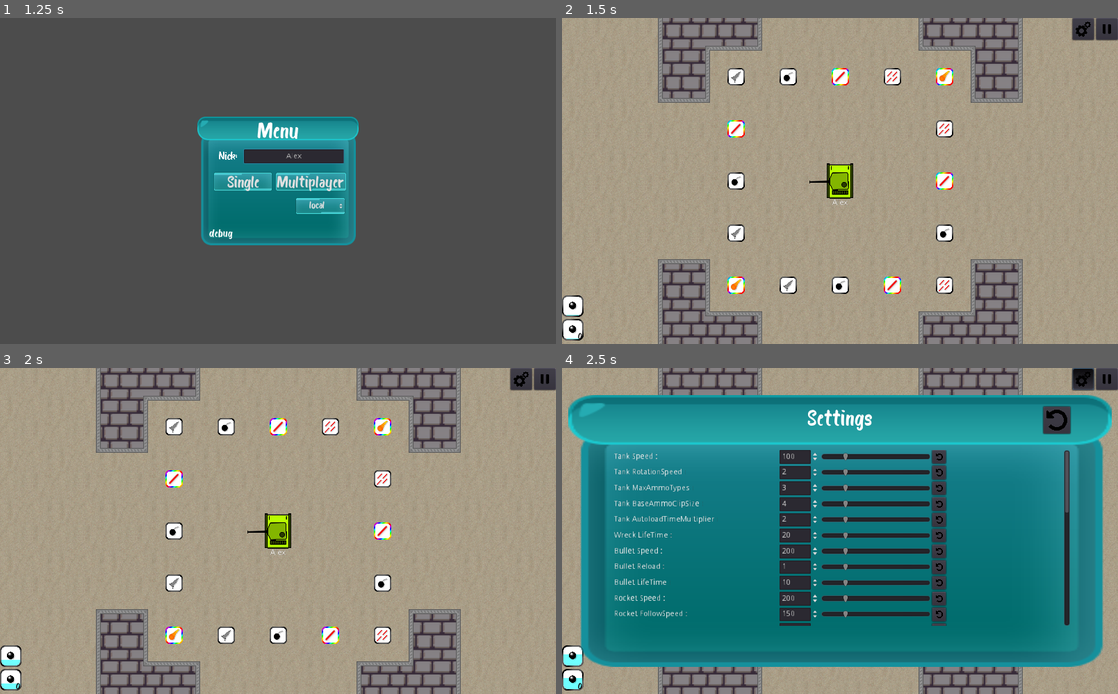
Above: before the commit, frames 1-4 (two rows, left to right).
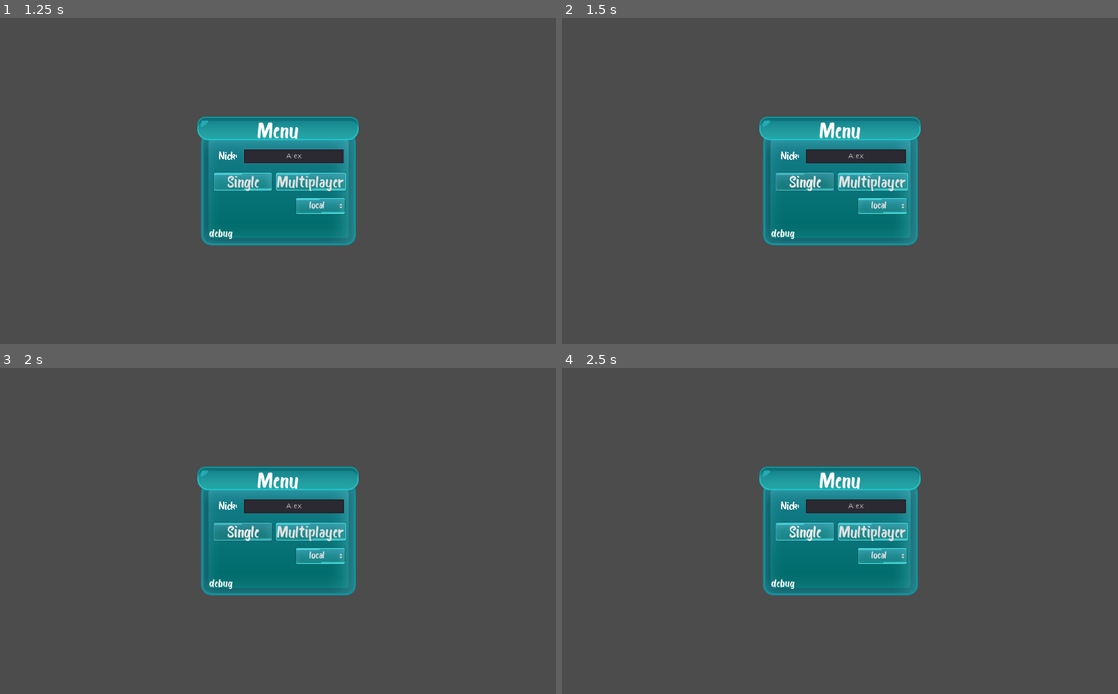
Above: after the commit, the same moments.

Repository: mm-102/godot_tanks
Game: Godot game, scene res://GameModeMaster.tscn
Same seed, same stepped clock (60 frames per second), same inputs: the game is played once before the commit and once after it.
Inputs (mouse positions are in pixels of both pictures, inside the frame that each line leads up to):
- Up to frame 1 (1.25 s): click (294, 154) at 0.52 s; type "Alex" at 0.6 s
- Up to frame 2 (1.5 s): click "Single" at 1.25 s
- Up to frame 3 (2 s): no input
- Up to frame 4 (2.5 s): click (1084, 377) at 2.02 s

Frame 1 is identical in both runs. In frame 2, 97% of the frame differs, in the area x 0-100%, y 0-100%; in frame 3, 97%; in frame 4, 93%.
Error after the commit: Parse Error: Can't preload resource at path: res://Singleplayer/Main.tscn (res://GameModeMaster.gd:6)

Commit message:
Special upgrades option in signle :sparkles:  - When baseAmmunition choosen then player dies

Diff:
--- a/Player/Player_GUI/SettingsWindow.gd
+++ b/Player/Player_GUI/SettingsWindow.gd
@@ -1,12 +1,24 @@
 extends TextureRect
 
 const upgrade_tscn = preload("res://Singleplayer/GUI/Upgrade.tscn")
+const upgrade_special_tscn = preload("res://Singleplayer/GUI/UpgradeSpecial.tscn")
 
 onready var master_n = get_node(Dir.MASTER)
 onready var upgrade_container = $"%UpgradeContainer"
 
 func _ready():
+	load_special_upgrades()
 	load_upgrades()
+
+func load_special_upgrades():
+	var all_special_upgrades = GameSettings.SPECIAL_DEFAULT
+	for upgrade_path in all_special_upgrades:
+		var upgrade_inst = upgrade_special_tscn.instance()
+		upgrade_inst.get_node("Name").set_modulate(Color.darkmagenta)
+		var value = get_value_asterix(upgrade_path)
+		upgrade_inst.connect("value_entered", self, "_on_value_entered")
+		upgrade_inst.setup(upgrade_path, value)
+		upgrade_container.add_child(upgrade_inst)
 
 func load_upgrades():
 	var all_upgrades = GameSettings.DEFAULT
@@ -45,4 +57,4 @@
 	for pice in path:
 		temp_dict = temp_dict[pice]
 	path.append(last_path_pice)
-	temp_dict[last_path_pice] = float(new_value)
+	temp_dict[last_path_pice] = new_value
--- a/Player/Projectiles/Rocket.gd
+++ b/Player/Projectiles/Rocket.gd
@@ -37,7 +37,6 @@
 	if is_instance_valid(target):
 		var distance =  min(global_position.distance_to(target.global_position), 500)
 		$Sprite.get_material().set_shader_param("radius", distance)
-		print((-0.03 * distance) + 20.0)
 		#$Sprite.get_material().set_shader_param("speed", (-0.03 * distance) + 20.0)
 		var rot = navigation_agent.get_next_location().angle_to_point(position)
 		rotation = lerp_angle(rotation, rot, delta * 8)
--- a/Player/Tank/Tank.gd
+++ b/Player/Tank/Tank.gd
@@ -75,7 +75,7 @@
 
 func reset_autoload_timer():
 	var load_time = GameSettings.Dynamic.Ammunition[s.BaseAmmoType].Reload\
-	* s.AutoloadTimeMultiplier
+			* s.AutoloadTimeMultiplier
 	autoload_timer_n.start(load_time)
 	emit_signal("special_ammo_event", "reset_autoload", [load_time])
 
--- a/Singleplayer/GUI/Upgrade.gd
+++ b/Singleplayer/GUI/Upgrade.gd
@@ -23,7 +23,7 @@
 
 func _on_value_change(new_value):
 	$Slider.value = new_value
-	emit_signal("value_entered", upgrade_path, new_value)
+	emit_signal("value_entered", upgrade_path, float(new_value))
 
 func _on_Slider_value_changed(value):
 	$Value.value = value
--- a/Singleplayer/Game/Game.gd
+++ b/Singleplayer/Game/Game.gd
@@ -1,7 +1,7 @@
 extends Node2D
 
 const tank_tscn = preload("res://Player/Tank/Tank.tscn")
-const gui_tscn = preload("res://Player/Player_GUI/GUI.tscn")
+const gui_tscn = preload("res://Singleplayer/GUI/GUI.tscn")
 onready var player = $Tank
 
 func _ready():
@@ -18,5 +18,6 @@
 	get_node("../GUILayer").add_child(gui_inst)
 	var tank_inst = tank_tscn.instance()
 	tank_inst.connect("self_player_died", self, "_on_Tank_self_player_died")
+	tank_inst.set_global_position(Vector2(1967, 1488))
 	add_child(tank_inst)
-	tank_inst.set_global_position(Vector2(1967, 1488))
+	get_tree().paused = false
--- a/Singleplayer/Main.tscn
+++ b/Singleplayer/Main.tscn
@@ -1,7 +1,6 @@
-[gd_scene load_steps=21 format=2]
+[gd_scene load_steps=12 format=2]
 
-[ext_resource path="res://Player/Player_GUI/AmmoSlots/AmmoSlots.tscn" type="PackedScene" id=1]
-[ext_resource path="res://textures/PlayerGUI/pause.png" type="Texture" id=2]
+[ext_resource path="res://Singleplayer/GUI/GUI.tscn" type="PackedScene" id=1]
 [ext_resource path="res://Objects/Background.tscn" type="PackedScene" id=3]
 [ext_resource path="res://Global/MapTileSet.tres" type="TileSet" id=4]
 [ext_resource path="res://Singleplayer/Game/Map/CreateMapCollision.gd" type="Script" id=5]
@@ -10,13 +9,6 @@
 [ext_resource path="res://textures/ammo_box.png" type="Texture" id=8]
 [ext_resource path="res://Singleplayer/Game/Map/AmmoBoxesMap.gd" type="Script" id=9]
 [ext_resource path="res://Singleplayer/Game/Game.gd" type="Script" id=10]
-[ext_resource path="res://textures/PlayerGUI/change_settings.png" type="Texture" id=11]
-[ext_resource path="res://textures/GUI/MiniMenu.png" type="Texture" id=12]
-[ext_resource path="res://Interface/Menu.tres" type="Theme" id=13]
-[ext_resource path="res://Player/Player_GUI/Pause2.gd" type="Script" id=14]
-[ext_resource path="res://Player/Player_GUI/TopRightButtons.gd" type="Script" id=15]
-[ext_resource path="res://Player/Player_GUI/SettingsWindow.gd" type="Script" id=16]
-[ext_resource path="res://textures/PlayerGUI/undo_arrow.png" type="Texture" id=17]
 
 [sub_resource type="TileSet" id=2]
 0/name = "ammo_box.png 0"
@@ -38,8 +30,6 @@
 vertices = PoolVector2Array( 41, 28, 3922, 30, 3904, 2936, 75, 2936 )
 polygons = [ PoolIntArray( 0, 1, 2, 3 ) ]
 outlines = [ PoolVector2Array( 41, 28, 3922, 30, 3904, 2936, 75, 2936 ) ]
-
-[sub_resource type="StyleBoxEmpty" id=1]
 
 [node name="Main" type="Node"]
 script = ExtResource( 7 )
@@ -91,128 +81,8 @@
 [node name="GUILayer" type="CanvasLayer" parent="."]
 layer = 10
 
-[node name="GUI" type="PanelContainer" parent="GUILayer"]
-pause_mode = 2
-anchor_right = 1.0
-anchor_bottom = 1.0
-mouse_filter = 2
-custom_styles/panel = SubResource( 1 )
-
-[node name="Ammunition" parent="GUILayer/GUI" instance=ExtResource( 1 )]
-margin_top = 510.0
-mouse_filter = 2
-
-[node name="TopRightButtons" type="HBoxContainer" parent="GUILayer/GUI"]
-margin_left = 940.0
-margin_right = 1024.0
-margin_bottom = 40.0
-rect_min_size = Vector2( 80, 40 )
-size_flags_horizontal = 8
-size_flags_vertical = 2
-script = ExtResource( 15 )
-
-[node name="SettingsButton" type="Button" parent="GUILayer/GUI/TopRightButtons"]
-margin_right = 40.0
-margin_bottom = 40.0
-rect_min_size = Vector2( 40, 40 )
-toggle_mode = true
-shortcut_in_tooltip = false
-icon = ExtResource( 11 )
-expand_icon = true
-
-[node name="PauseButton" type="Button" parent="GUILayer/GUI/TopRightButtons"]
-unique_name_in_owner = true
-margin_left = 44.0
-margin_right = 84.0
-margin_bottom = 40.0
-rect_min_size = Vector2( 40, 40 )
-toggle_mode = true
-shortcut_in_tooltip = false
-icon = ExtResource( 2 )
-icon_align = 1
-expand_icon = true
-
-[node name="PauseWindow" type="TextureRect" parent="GUILayer/GUI"]
-visible = false
-margin_left = 363.0
-margin_top = 182.0
-margin_right = 661.0
-margin_bottom = 418.0
-size_flags_horizontal = 4
-size_flags_vertical = 4
-texture = ExtResource( 12 )
-script = ExtResource( 14 )
-
-[node name="Label" type="Label" parent="GUILayer/GUI/PauseWindow"]
-anchor_right = 0.997
-anchor_bottom = 0.178
-margin_right = -0.106018
-margin_bottom = -0.00799942
-size_flags_horizontal = 4
-theme = ExtResource( 13 )
-text = "Paused"
-align = 1
-valign = 1
-
-[node name="ExitToMenuButton" type="Button" parent="GUILayer/GUI/PauseWindow"]
-anchor_left = 0.5
-anchor_right = 0.5
-margin_left = -81.0
-margin_top = 104.0
-margin_right = 85.0
-margin_bottom = 160.0
-theme = ExtResource( 13 )
-text = "Exit to menu"
-icon_align = 1
-
-[node name="SettingsWindow" type="TextureRect" parent="GUILayer/GUI"]
-visible = false
-margin_left = 12.0
-margin_top = 50.0
-margin_right = 1012.0
-margin_bottom = 550.0
-rect_min_size = Vector2( 1000, 500 )
-size_flags_horizontal = 4
-size_flags_vertical = 4
-texture = ExtResource( 12 )
-expand = true
-script = ExtResource( 16 )
-
-[node name="Label" type="Label" parent="GUILayer/GUI/SettingsWindow"]
-anchor_top = 0.004
-anchor_right = 1.002
-anchor_bottom = 0.182
-margin_right = -0.00012207
-theme = ExtResource( 13 )
-text = "Settings"
-align = 1
-valign = 1
-
-[node name="UpgradeScroll" type="ScrollContainer" parent="GUILayer/GUI/SettingsWindow"]
-margin_left = 84.0
-margin_top = 101.0
-margin_right = 924.0
-margin_bottom = 425.0
-scroll_horizontal_enabled = false
-
-[node name="UpgradeContainer" type="VBoxContainer" parent="GUILayer/GUI/SettingsWindow/UpgradeScroll"]
-unique_name_in_owner = true
-
-[node name="ResetButton" type="Button" parent="GUILayer/GUI/SettingsWindow"]
-margin_left = 874.0
-margin_top = 21.0
-margin_right = 924.0
-margin_bottom = 71.0
-rect_min_size = Vector2( 50, 50 )
-icon = ExtResource( 17 )
-expand_icon = true
+[node name="GUI" parent="GUILayer" instance=ExtResource( 1 )]
 
 [node name="Background" parent="." instance=ExtResource( 3 )]
 
 [connection signal="self_player_died" from="Game/Tank" to="Game" method="_on_Tank_self_player_died"]
-[connection signal="toggled" from="GUILayer/GUI/TopRightButtons/SettingsButton" to="GUILayer/GUI/TopRightButtons" method="_on_button_toggled" binds= [ "SettingsButton" ]]
-[connection signal="toggled" from="GUILayer/GUI/TopRightButtons/SettingsButton" to="GUILayer/GUI/SettingsWindow" method="_on_SettingsButton_toggled"]
-[connection signal="toggled" from="GUILayer/GUI/TopRightButtons/PauseButton" to="GUILayer/GUI/TopRightButtons" method="_on_button_toggled" binds= [ "PauseButton" ]]
-[connection signal="toggled" from="GUILayer/GUI/TopRightButtons/PauseButton" to="GUILayer/GUI/PauseWindow" method="_on_PauseButton_toggled"]
-[connection signal="pressed" from="GUILayer/GUI/PauseWindow/ExitToMenuButton" to="GUILayer/GUI/PauseWindow" method="_on_ExitToMenuButton_pressed"]
-[connection signal="pressed" from="GUILayer/GUI/SettingsWindow/ResetButton" to="GUILayer/GUI/SettingsWindow" method="reset_upgrades_values"]
